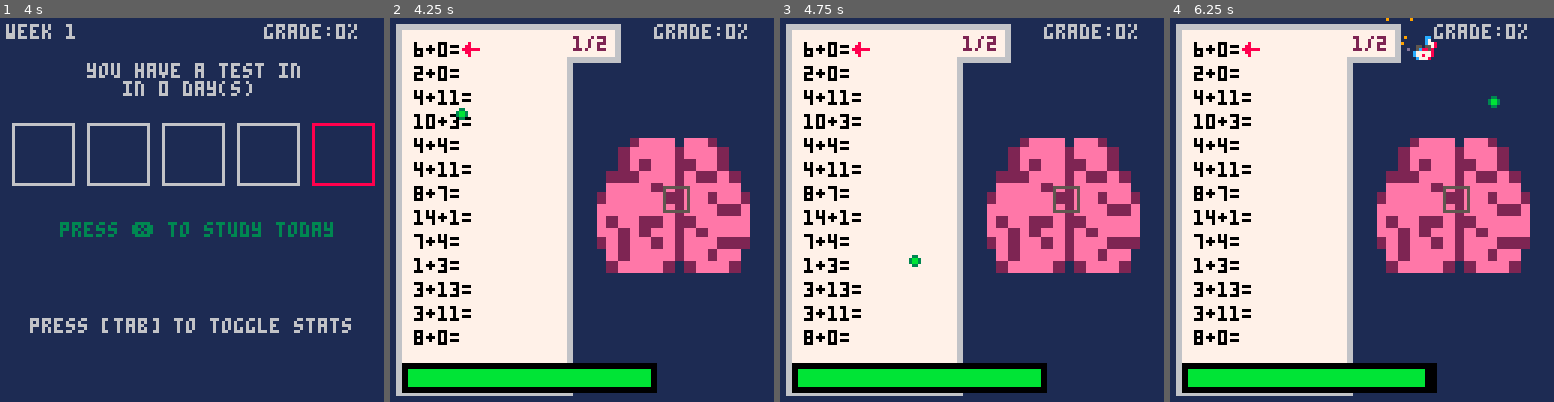
Above: before the commit, frames 1-4 (left to right).
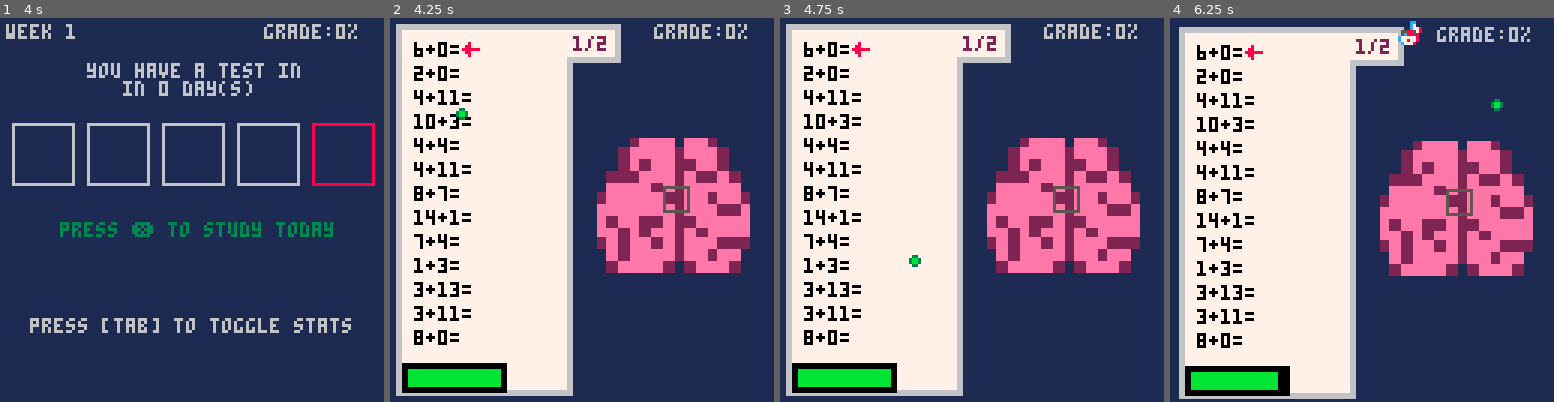
Above: after the commit, the same moments.

Repository: sansuruu/Pico8Games
Game: PICO-8 cartridge ShovelJam2025/hw_roguelike.p8
Two runs of this game, one before a commit and one after it. Both use one fixed random seed, a clock stepped at 60 frames per second and the inputs below.
Inputs (mouse positions are in pixels of both pictures, inside the frame that each line leads up to):
- Up to frame 1 (4 s): tap X (X key) at 0.33, 1.07, 1.85, 2.97 s; click (280, 121) at 0.67 s; tap O (Z key) at 0.7, 1.7, 2.1, 2.5, 2.9, 3.3, 3.7 s; click (46, 267) at 1.22 s; hold Right 1.6-2.1 s; click (107, 114) at 1.77 s; click (172, 259) at 2.32 s; hold Right 2.47-3.03 s; click (234, 106) at 2.87 s; hold Left 3.08-3.58 s; click (295, 256) at 3.42 s; click (61, 102) at 3.97 s
- Up to frame 2 (4.25 s): hold Right from 4.02 s (still down); tap X (X key) at 4.08 s; tap O (Z key) at 4.1 s
- Up to frame 3 (4.75 s): tap O (Z key) at 4.5 s; click (902, 248) at 4.52 s; release Right at 4.68 s
- Up to frame 4 (6.25 s): tap O (Z key) every 0.4 s from 4.9 to 6.1 s; click (1354, 94) at 5.07 s; hold Left 5.08-5.68 s; tap X (X key) at 5.2 s; click (1419, 244) at 5.62 s; hold Right from 6.08 s (still down); click (1481, 90) at 6.17 s

Frame 1 is identical in both runs. In frame 2, 3.1% of the frame differs, in the area x 28-70%, y 89-98%; in frame 3, 3.1%; in frame 4, 18%, in the area x 1-95%, y 0-100%.

Commit message:
Stabilizing repo
aka: oh hey i forgot to update github after i submitted for this jam lmfaooo so now just making sure everything is good

Diff:
--- a/ShovelJam2025/HWRoguelike.lua
+++ b/ShovelJam2025/HWRoguelike.lua
@@ -12,8 +12,8 @@
     submitted = false
     sub_tick = 0
     enemy_mod = 15 --in the tick % 30, basically we go down 15->10->6->5, etc
-    enemy_mod_inc = 3 --everytime the above modulates, e_sec goes up, this is the upper limit of that
-    base = {hw_length = 15, attent=80, dis_p=90, sp=2, diff = 20}
+    enemy_mod_inc = 4 --everytime the above modulates, e_sec goes up, this is the upper limit of that
+    base = {hw_length = 15, attent=30, dis_p=35, sp=2, diff = 20}
     chosen = 0
     item_desc = {
         --common
@@ -30,7 +30,6 @@
     particleInit()
     shakeInit()
     makePlayer()
-    sfx(12)
 end
 
 
@@ -124,13 +123,13 @@
 
 function updateProcrastinate()
     if (procras_luck <=4) then
-        if (btnp(0) and item_index > 1) item_index -= 1
-        if (btnp(1) and item_index < 3) item_index += 1
+        if (btnp(0) and item_index > 1) then item_index -= 1 sfx(3) end
+        if (btnp(1) and item_index < 3) then item_index += 1 sfx(3) end
         if (btnp(5)) then
             add(p.inv,item_pool[item_index])
             if (item_pool[item_index] == "pencil") p.speed += 0.5
             if (item_pool[item_index] == "glasses") p.max_attention += 5
-            if (item_pool[item_index] == "paper") p.distract_p -= 5
+            if (item_pool[item_index] == "paper") if(p.distract_p > 0) p.distract_p -= 5
             item_pool = {}
             game_state = 1
         end
@@ -379,7 +378,7 @@
         sfx(3)
         if (item_pool[item_index] == "pencil") p.speed += 0.5
         if (item_pool[item_index] == "glasses") p.max_attention += 5
-        if (item_pool[item_index] == "paper") p.distract_p -= 5
+        if (item_pool[item_index] == "paper") if(p.distract_p > 0) p.distract_p -= 5
         del(item_pool, item_pool[item_index])
         chosen += 1
         if (chosen == choose_lim) then
@@ -447,7 +446,7 @@
 
     --hw scaling
     p.difficulty = w * 20
-    p.hw_set_length = flr(base.hw_length + 10 * 2^(w-1))
+    p.hw_set_length = flr(base.hw_length + 10 * 1.75^(w-1))
 
     --=check for star
     for k,v in all(p.inv) do
@@ -459,7 +458,7 @@
     end
 
     -- enemy scaling
-    if (p.distract_p < 100) p.distract_p += 10
+    if (p.distract_p < 100) p.distract_p += 5
     if (enemy_mod_inc > 1) then
         enemy_mod_inc -= 1
     elseif (enemy_mod>1) then
@@ -718,7 +717,7 @@
     -- then, if applicable, spawn an enemy if its time
     -- coroutine: enemy spawn vfx
     if (tick > 0 and tick % enemy_mod == 0) e_sec +=1
-    if (e_sec == enemy_mod_inc and rndb(0,100) < p.distract_p) then
+    if ((e_sec == enemy_mod_inc and (rndb(0,100)< p.distract_p))) then
         e_sec = 0
         local temp_x = rndb(0,128)
         local temp_y = nil
Not shown, changed: 130 lines of the sprite sheet (__gfx__) section of ShovelJam2025/hw_roguelike.p8
Not shown, changed: the thumbnail (__label__) section of ShovelJam2025/hw_roguelike.p8
Not shown, changed: the sound effects (__sfx__) section of ShovelJam2025/hw_roguelike.p8
Not shown, changed: ShovelJam2025/index.html
Not shown, removed: ShovelJam2025/procrastistart.zip
Not shown, added: ShovelJam2025/procrastistartv_4.js
Not shown, added: ShovelJam2025/procrastistartv_4.zip
